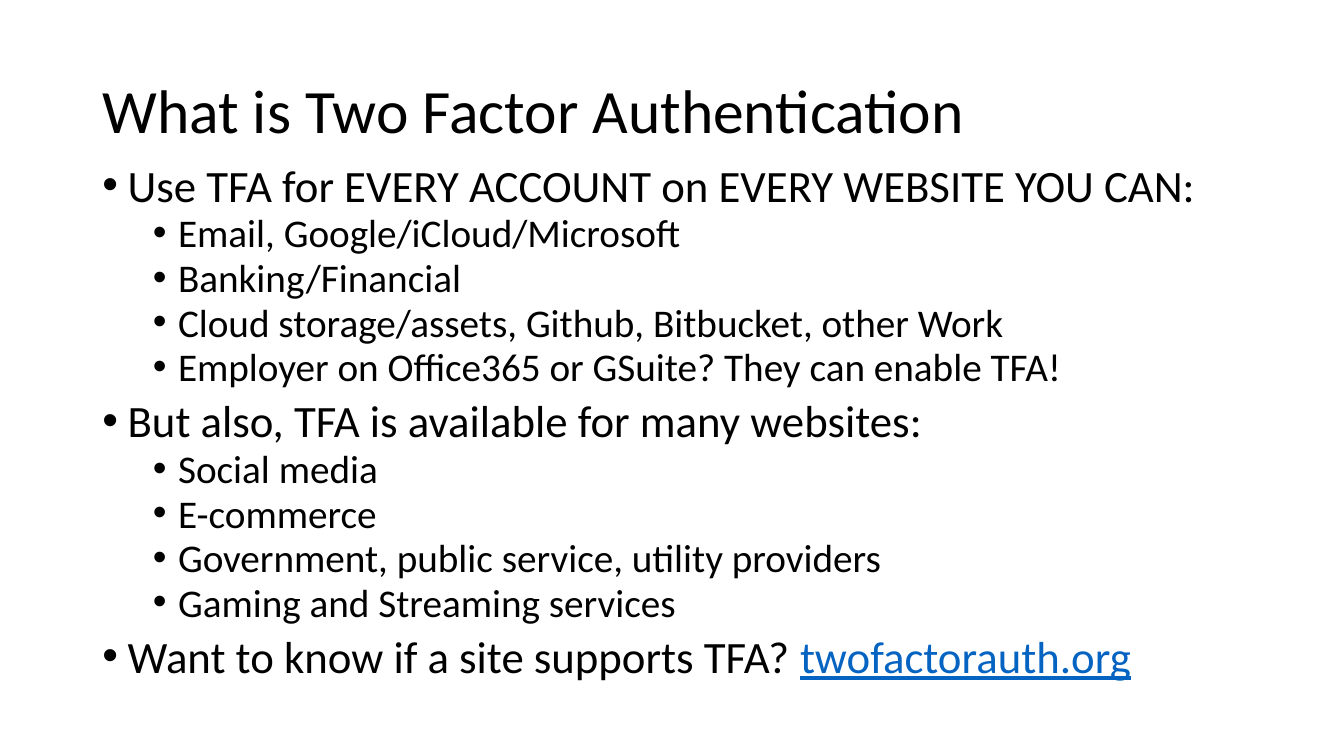
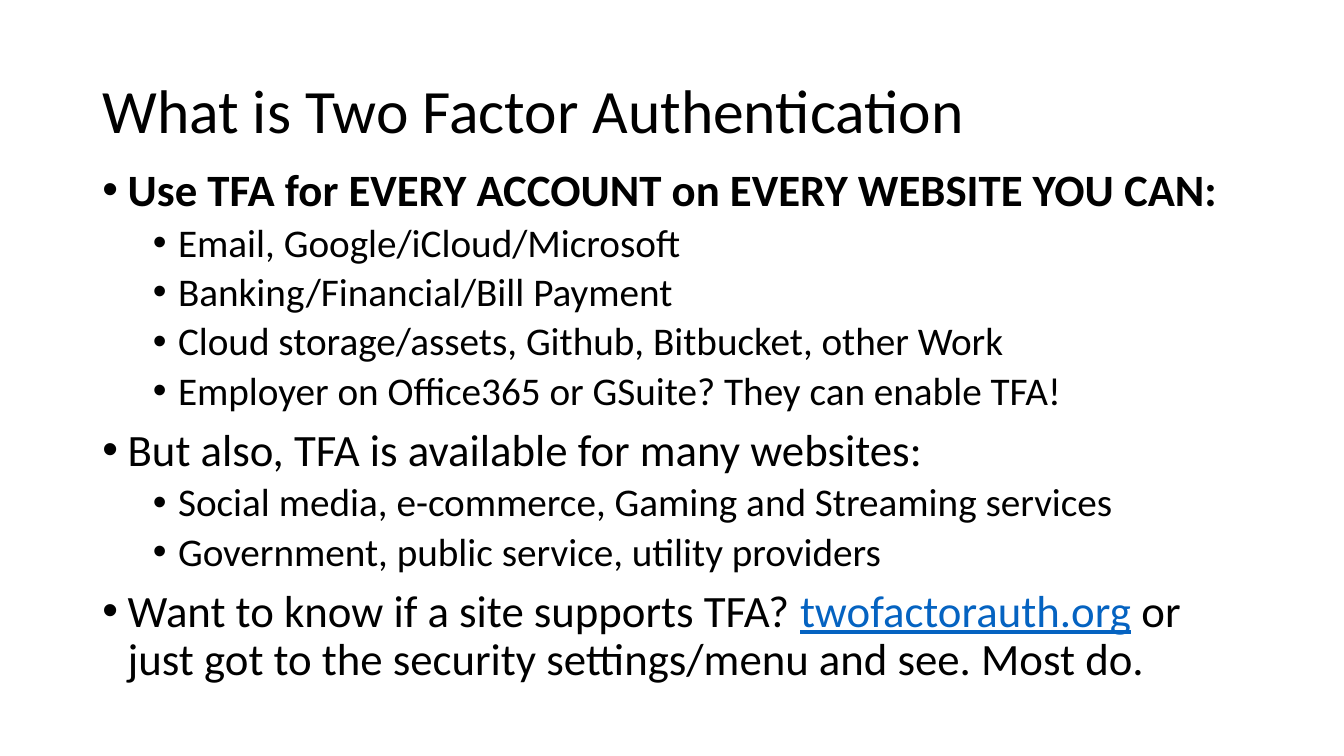
Before and after one commit to williamadba/Public-Presentations, a slide deck: slide 12 of Personal Practical Cybersecurity/Personal Practical Cybersecurity.pptx. Drawn at 1344x756 pixels with LibreOffice and Linux fonts; fonts in the diff are those of the drawing. Boxes give left, top, right and bottom in pixels: in the first picture for what was removed or moved away, otherwise in the second. Text is boxed around its words. In the diff, an @@ line names an element or a change of style, - is before the commit and + after.

```diff
--- a/Personal Practical Cybersecurity/Personal Practical Cybersecurity.pptx
+++ b/Personal Practical Cybersecurity/Personal Practical Cybersecurity.pptx
@@ text at box(128, 175, 1217, 573): bold on in "Use TFA for EVERY ACCOUNT on EVERY ..."; line spacing 0.8 to 0.9 @@
@@ text at box(178, 278, 672, 313): text changed @@
-  • Banking/Financial
+  • Banking/Financial/Bill Payment
@@ text at box(178, 488, 1113, 523): text changed @@
-  • Social media
-  • E-commerce
+  • Social media, e-commerce, Gaming and Streaming services
@@ text at box(128, 596, 1180, 683): text changed @@
-  • Gaming and Streaming services
-• Want to know if a site supports TFA? twofactorauth.org
+• Want to know if a site supports TFA? twofactorauth.org or just got to the security settings/menu and see. Most do.
```
Also in this commit, not shown: 18 other slides changed, 1 slide added, 1 slide removed.
